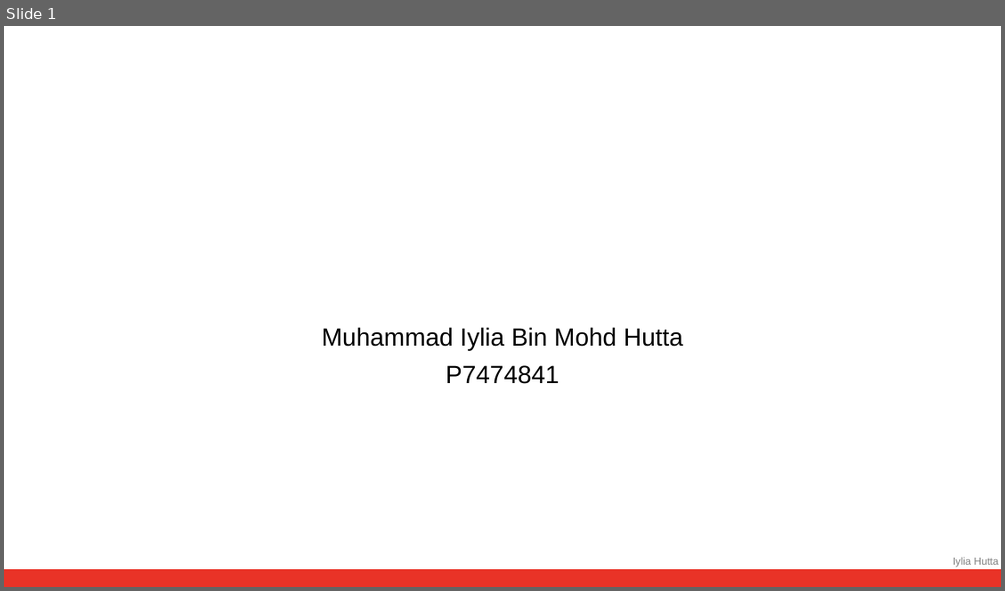
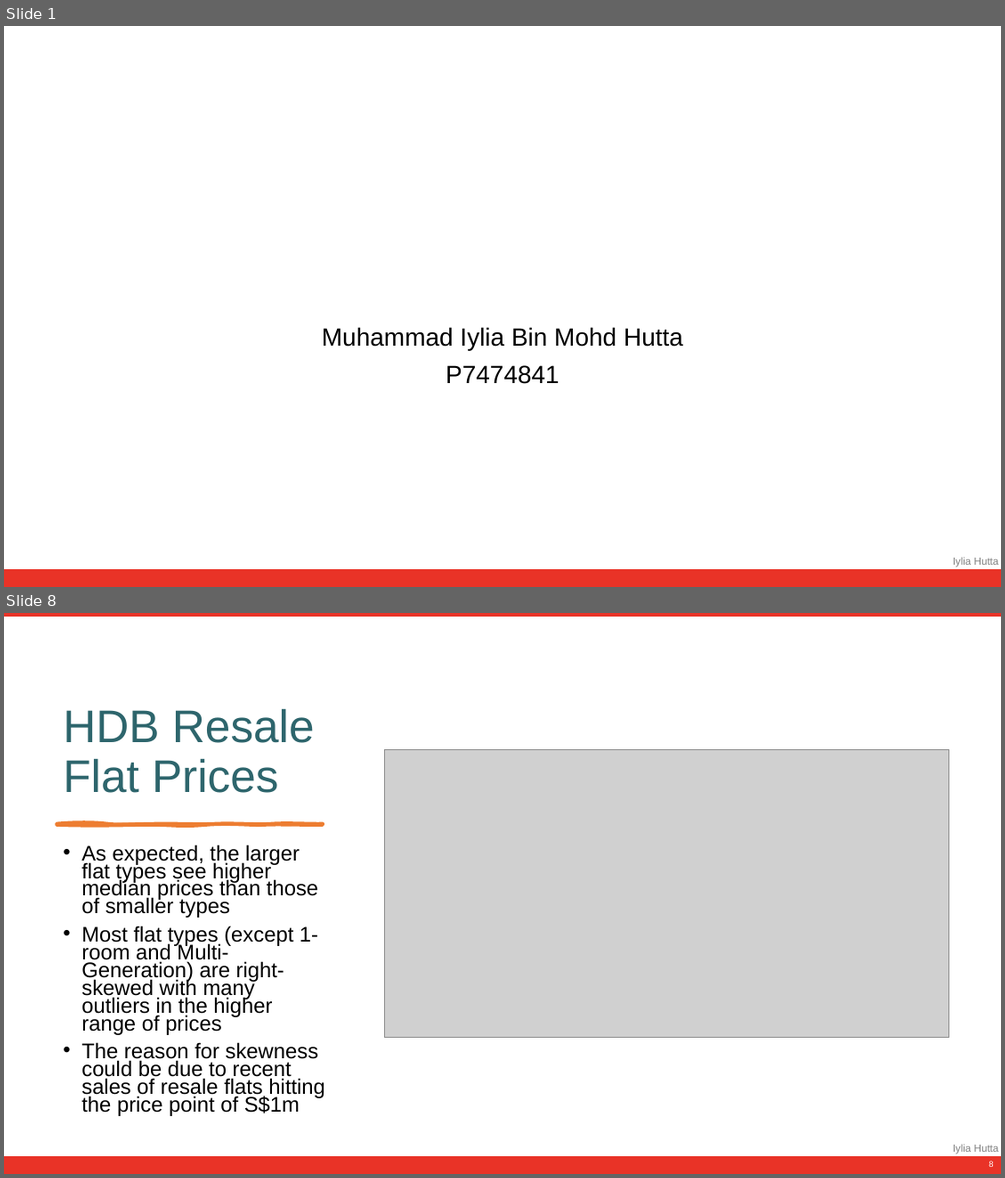
Before and after one commit to iyliahutta/Intro-to-Programming-for-DS, a slide deck: CA1/CA1 Slides.pptx. Shown one above the other, each under a label of ours: slide 1 before the commit, slides 1 and 8 after it; the slides between them are not shown. The pictures are 1005x591 and 1005x1178 pixels, drawn with LibreOffice and Linux fonts; fonts in the diff are those of the drawing; grey boxes stand for pictures. Boxes give left, top, right and bottom in pixels: in the first picture for what was removed or moved away, otherwise in the second. Text is boxed around its words. In the diff, an @@ line names an element or a change of style, - is before the commit and + after.

```diff
--- a/CA1/CA1 Slides.pptx
+++ b/CA1/CA1 Slides.pptx
@@ slide 8 added at [4,613,1001,1174], background #FFFFFF @@
@@ rectangle added at [4,613,1001,1174], fill #FFFFFF @@
@@ rectangle added at [4,613,1001,617], fill #E93327, outline #E93327 1 pt @@
@@ title added at [63,709,315,793], 44 pt, text #2D656C @@
+HDB Resale Flat Prices
@@ picture added at [385,749,949,1037] @@
@@ freeform shape added at [57,823,323,825], fill #ED7D31, outline #ED7D31 3 pt @@
@@ text added at [81,844,324,1116], 20.4 pt, text #000000 @@
+• As expected, the larger flat types see higher median prices than those of smaller types
+• Most flat types (except 1-room and Multi-Generation) are right-skewed with many outliers in the higher range of prices
+• The reason for skewness could be due to recent sales of resale flats hitting the price point of S$1m
@@ text added at [953,1143,999,1154], 10 pt, text #808080 @@
+Iylia Hutta
@@ rectangle added at [4,1157,1001,1174], fill #E93327, outline #E93327 1 pt @@
@@ page number added at [988,1160,993,1167], 8 pt, text #FFFFFF @@
+8
```
Also in this commit, not shown: 2 slides changed, 9 other slides added, 1 other file.
